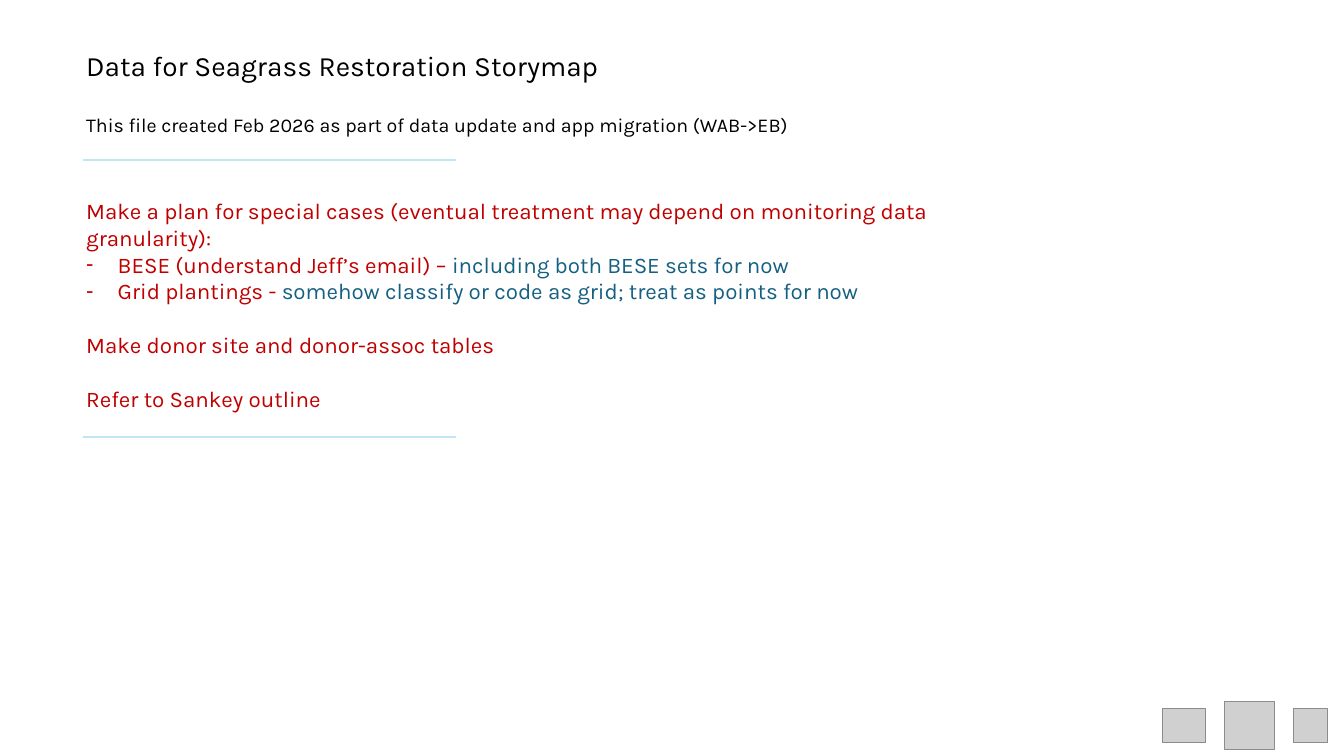
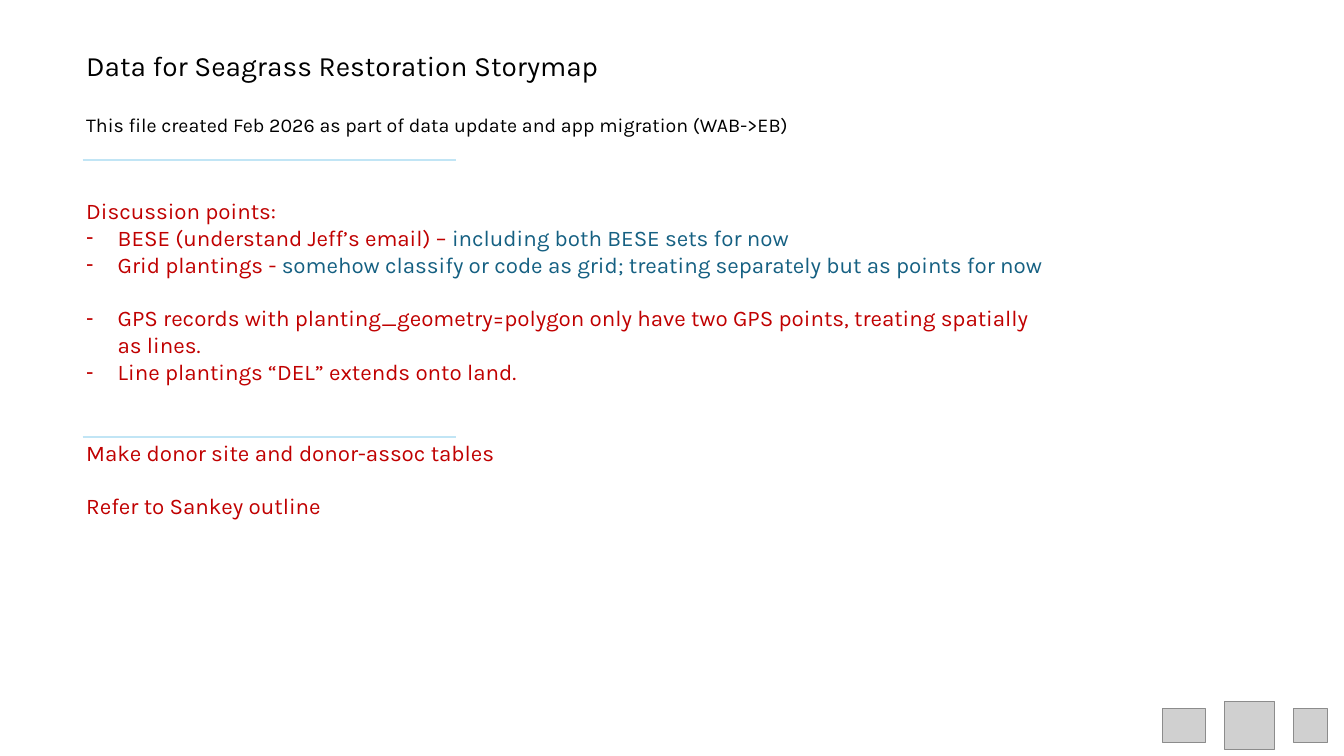
Before and after one commit to WA-Nearshore/seagrass-restoration-processing, a slide deck: slide 1 of docs/seagrass_restoration_storymap_notes.pptx. Drawn at 1344x756 pixels with LibreOffice and Linux fonts; fonts in the diff are those of the drawing; grey boxes stand for pictures. Boxes give left, top, right and bottom in pixels: in the first picture for what was removed or moved away, otherwise in the second. Text is boxed around its words. In the diff, an @@ line names an element or a change of style, - is before the commit and + after.

Commit message:
Continued work on prepping data for GIS conversion.

```diff
--- a/docs/seagrass_restoration_storymap_notes.pptx
+++ b/docs/seagrass_restoration_storymap_notes.pptx
@@ text at box(86, 203, 276, 225): text changed @@
-Make a plan for special cases (eventual treatment may depend on monitoring data granularity):
+Discussion points:
@@ text at box(118, 257, 1042, 386): text changed; text colour #156082 to #C00000 @@
-– Grid plantings - somehow classify or code as grid; treat as points for now
+– Grid plantings - somehow classify or code as grid; treating separately but as points for now
+– GPS records with planting_geometry=polygon only have two GPS points, treating spatially as lines.
+– Line plantings “DEL” extends onto land.
```
Also in this commit, not shown: 2 other slides changed, 2 slides added, 33 other files.
